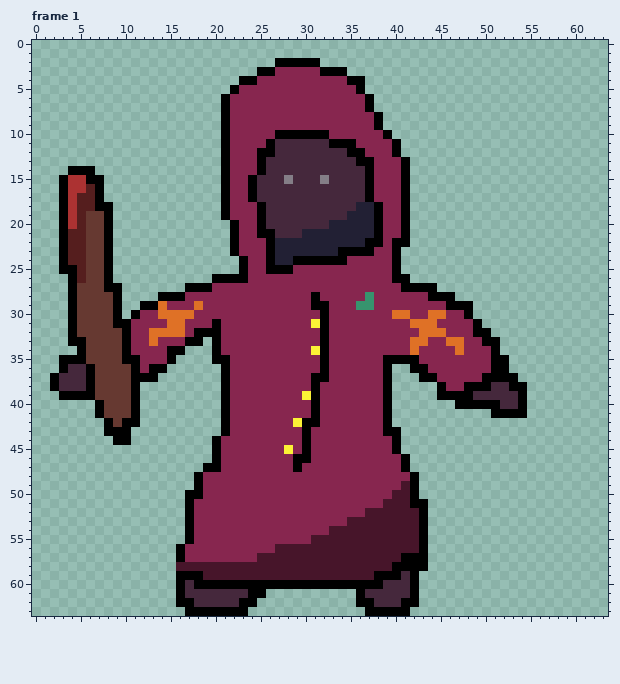
Pixel-art file: Assets/Sprites/ShroudDude.ase. This is how it looked before the edit.
64x64 pixels, 1 frame. Shown: frame 1. The commit also changed other frames, which this record leaves out.
New version:
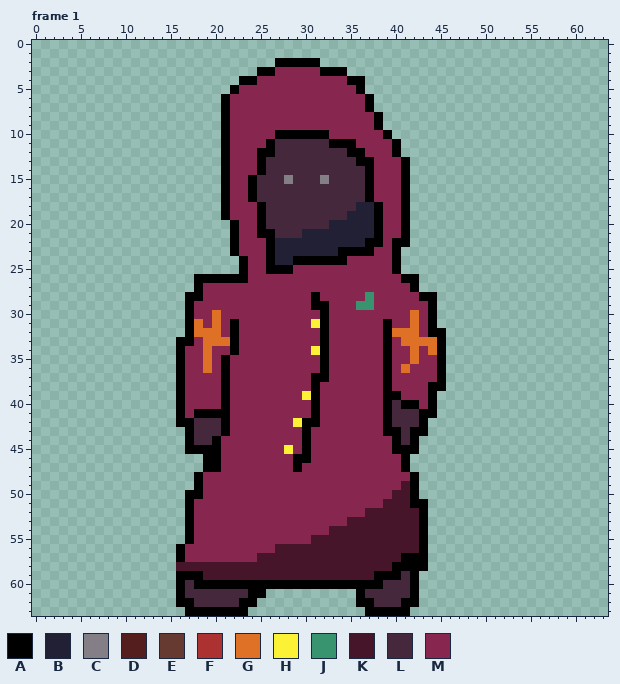
Palette (. is transparent): A #000000  B #222034  C #847e87  D #551e1e  E #663931  F #ac3232  G #df7126  H #fbf236  J #37946e  K #47152a  L #45283c  M #87264f
From old to new:
Changed rows in their new state; - is an unchanged pixel.
Frame 1:
first column x 2:
14 --...------------------------------------------------
15 -.....-----------------------------------------------
16 -.....-----------------------------------------------
17 -.....-----------------------------------------------
18 -......----------------------------------------------
19 -......----------------------------------------------
20 -......----------------------------------------------
21 -......----------------------------------------------
22 -......----------------------------------------------
23 -......----------------------------------------------
24 -......----------------------------------------------
25 -......----------------------------------------------
26 --.....---------AA--------------------M-A------------
27 --......-------.-M---------------------M-..----------
28 --......----...AA------------------------A-..--------
29 --......--.....AM-------------------------A....------
30 --......-......A--G-------------------MMG-A....------
31 --.............AG-G-A----------------A---MA.....-----
32 --.............AGGG-A----------------AGGGMAA.....----
33 --............A-MGGGA----------------A-G--GA......---
34 ---...........-MMGM-A----------------A----GA......---
35 -.............AMMGM-------------------MMG--A.......--
36 -............-AMMGM-------------------MGMM-A.......--
37 ............--AMMMM-------------------MMMMMA........-
38 ..........----AMMMM-------------------MMMMA-.........
39 -.........----AMMMM-------------------AMMMA..........
40 -----.....----AMMMM-------------------LAAMA--........
41 -----.....----AMAAA-------------------LLLAA------....
42 ------....----AALLL-------------------LLLA-----------
43 ------...------ALLL--------------------LAA-----------
44 -------..------ALL---------------------LA------------
45 ---------------AAA---------------------AA------------
46 -----------------A-----------------------------------
Changed places in both pictures, as pixel boxes (x1, y1, x2, y2):
changed: (50, 166, 239, 463)
changed: (383, 274, 527, 454)
